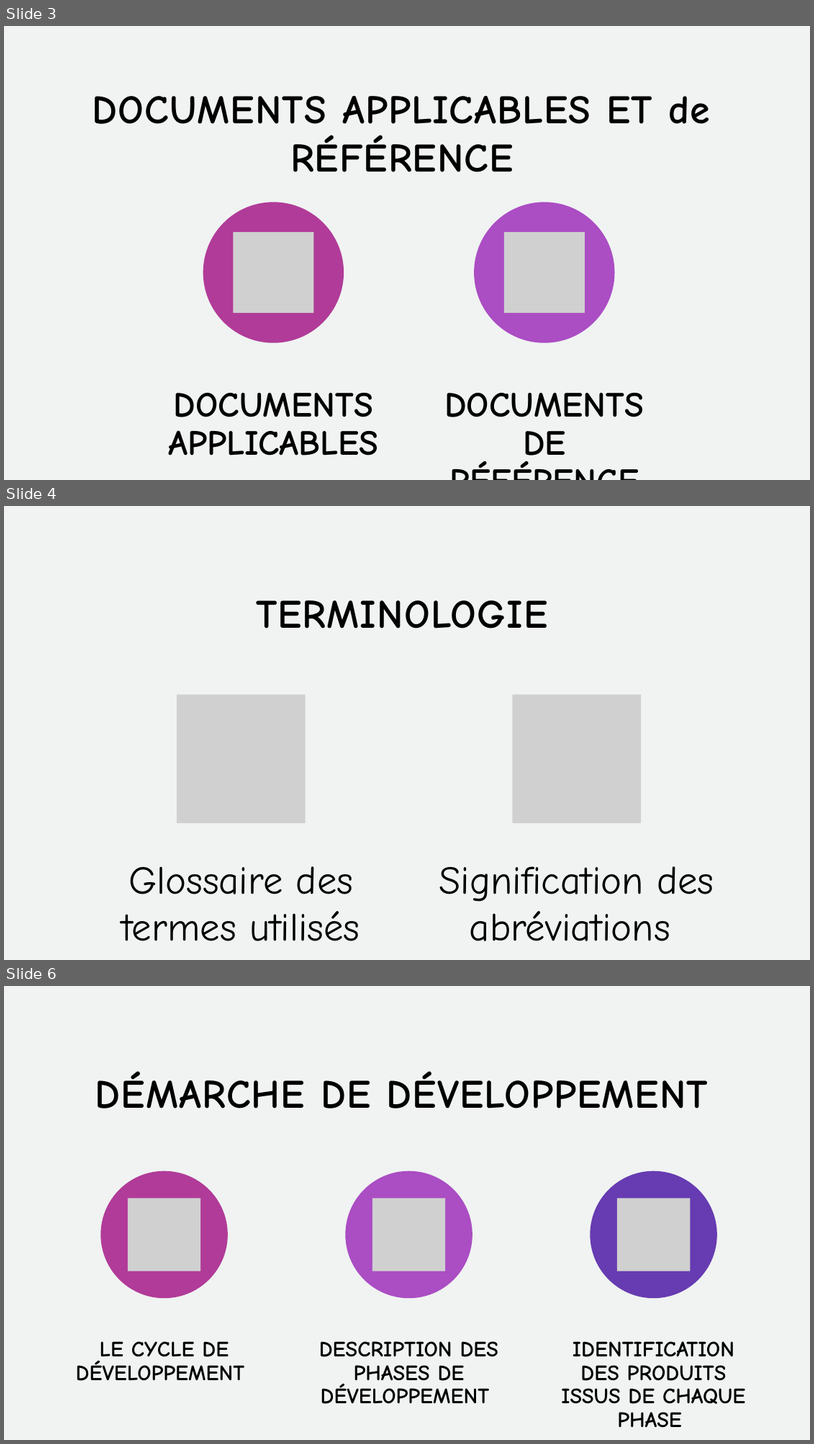
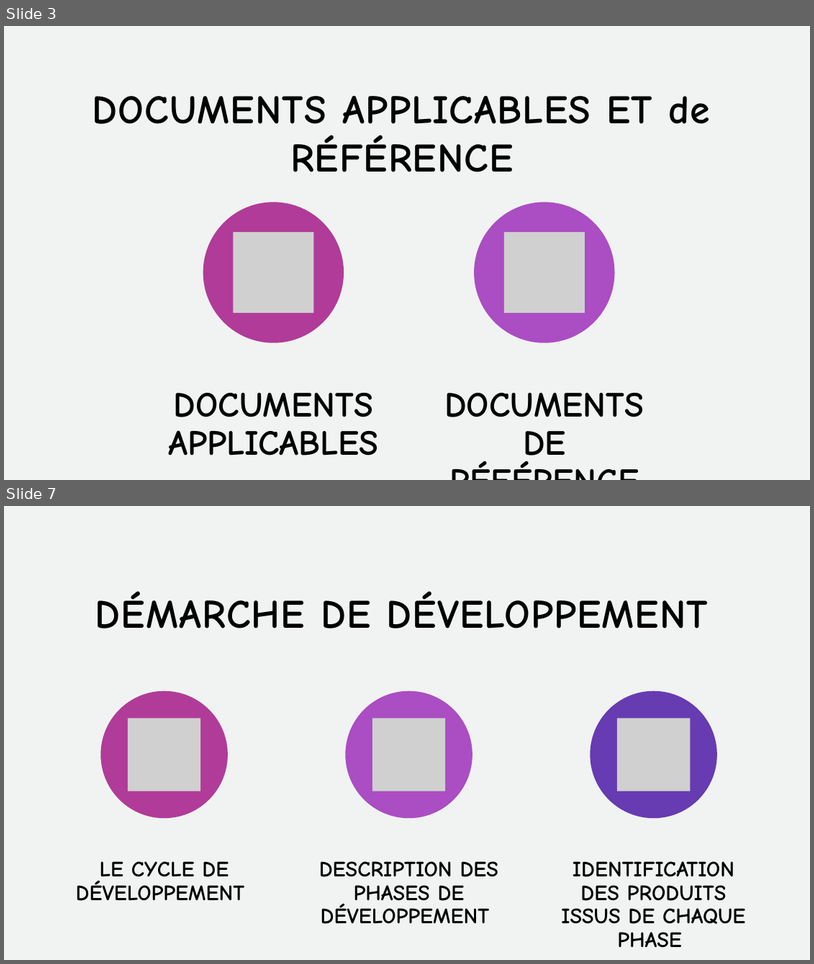
Before and after one commit to ConstantinHrrmn/WavContact, a slide deck: Documents/Documentation/Acceptation/A2-1_Point-de-contrôle/Plan assurance qualite/Présentation_PlanAssuranceQualité.pptx. Shown one above the other, each under a label of ours: slides 3, 4 and 6 before the commit, slides 3 and 7 after it; the slides between them are not shown. The pictures are 814x1444 and 814x964 pixels, drawn with LibreOffice and Linux fonts; fonts in the diff are those of the drawing; grey boxes stand for pictures. Boxes give left, top, right and bottom in pixels: in the first picture for what was removed or moved away, otherwise in the second. Text is boxed around its words. In the diff, an @@ line names an element or a change of style, - is before the commit and + after.

```diff
--- a/Documents/Documentation/Acceptation/A2-1_Point-de-contrôle/Plan assurance qualite/Présentation_PlanAssuranceQualité.pptx
+++ b/Documents/Documentation/Acceptation/A2-1_Point-de-contrôle/Plan assurance qualite/Présentation_PlanAssuranceQualité.pptx
@@ slide 4 removed at (4,506,810,960), background #F0F3F2 @@
@@ rectangle removed at (4,506,810,960) @@
@@ title removed at (256,600,548,628) @@
-TERMINOLOGIE
@@ group removed at (122,694,714,941): 2 pictures, 2 texts @@
-Glossaire des termes utilisés
-Signification des abréviations
@@ what was slide 6 is now slide 7 @@
```
Also in this commit, not shown: 2 slides changed, 2 slides added.
